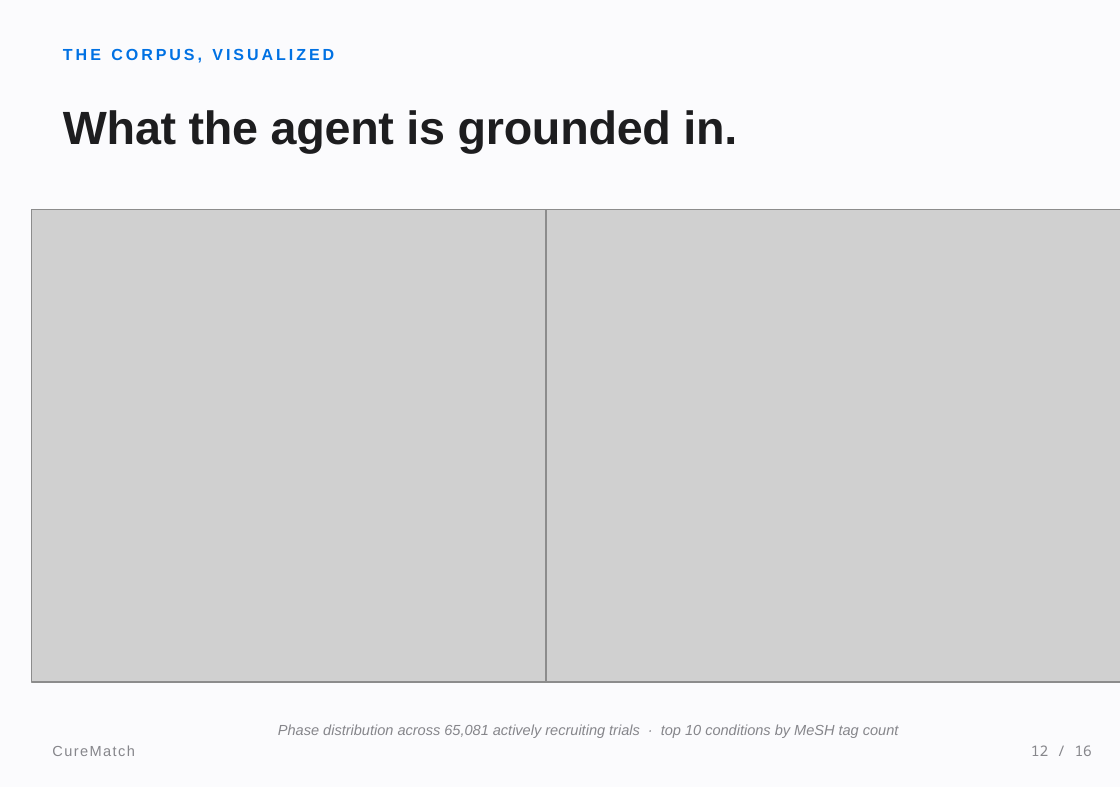
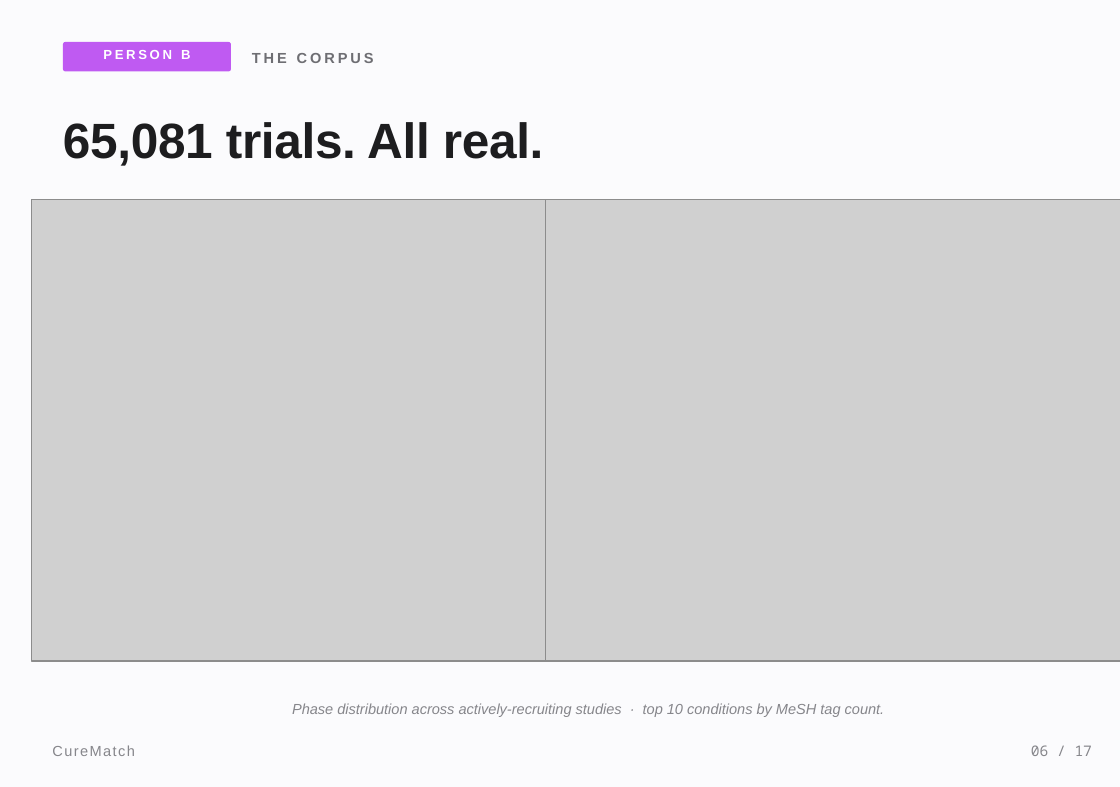
Before and after one commit to meetgajjarx07/curematch, a slide deck: slide 6 of CureMatch_Presentation.pptx (slide 12 before the commit). Drawn at 1120x787 pixels with LibreOffice and Linux fonts; fonts in the diff are those of the drawing; grey boxes stand for pictures. Boxes give left, top, right and bottom in pixels: in the first picture for what was removed or moved away, otherwise in the second. Text is boxed around its words. In the diff, an @@ line names an element or a change of style, - is before the commit and + after.

```diff
--- a/CureMatch_Presentation.pptx
+++ b/CureMatch_Presentation.pptx
@@ rounded rectangle added at (63,42,231,71), fill #BF5AF2 @@
@@ text added at (103,50,190,59), 9 pt, text #FFFFFF, bold @@
+PERSON B
@@ text at (252,53,374,63): text changed; size 11 to 10 pt; text colour #0071E3 to #6E6E73 @@
-THE CORPUS, VISUALIZED
+THE CORPUS
@@ text "THE CORPUS" at (252,53,374,63): vertical alignment top to middle @@
@@ text removed at (63,110,737,153) @@
-What the agent is grounded in.
@@ text added at (63,122,544,166), 34 pt, text #1D1D1F, bold @@
+65,081 trials. All real.
@@ picture: place and size @@
-picture at (31,210,738,682)
+picture at (31,199,722,661)
@@ picture: place and size @@
-picture at (546,210,1120,682)
+picture at (546,199,1120,661)
@@ text at (292,703,885,717): text changed @@
-Phase distribution across 65,081 actively recruiting trials · top 10 conditions by MeSH tag count
+Phase distribution across actively-recruiting studies · top 10 conditions by MeSH tag count.
@@ text at (1031,745,1092,756): text changed @@
-12 / 16
+06 / 17
```
Also in this commit, not shown: 4 other slides changed, 12 slides added, 11 slides removed, 1 other file.
